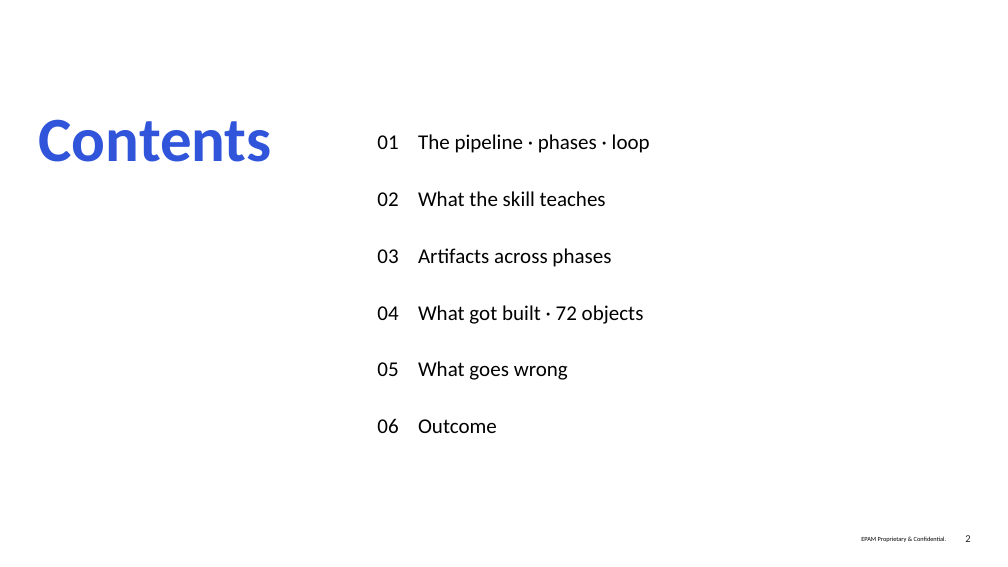
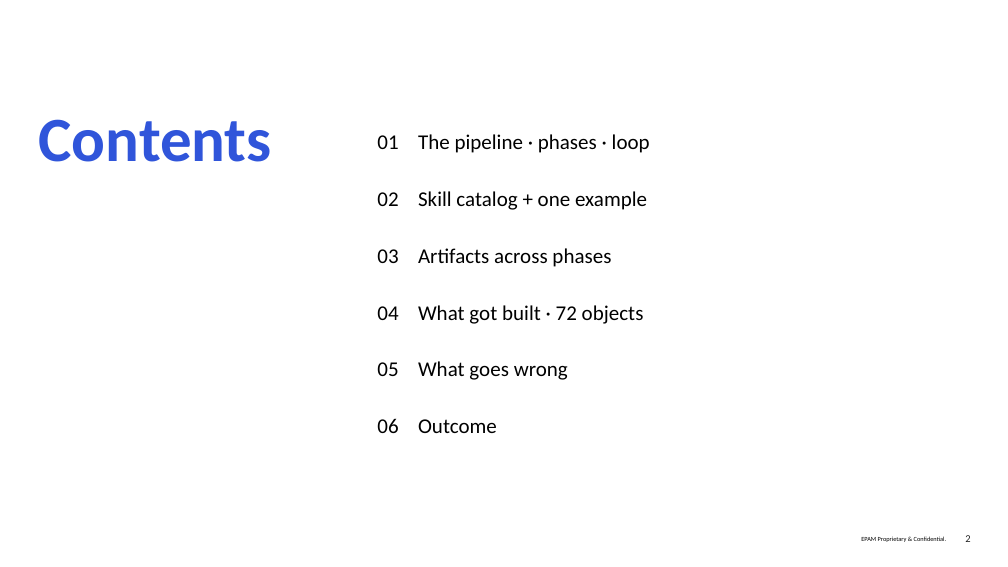
Before and after one commit to fr0ster/cloud-llm-hub, a slide deck: slide 2 of docs/tutorials/rap-bo-book-catalog/examples/book-catalog/report.simple-deck.pptx. Drawn at 1008x567 pixels with LibreOffice and Linux fonts; fonts in the diff are those of the drawing; background and template pictures are left out. Boxes give left, top, right and bottom in pixels: in the first picture for what was removed or moved away, otherwise in the second. Text is boxed around its words. In the diff, an @@ line names an element or a change of style, - is before the commit and + after.

```diff
--- a/docs/tutorials/rap-bo-book-catalog/examples/book-catalog/report.simple-deck.pptx
+++ b/docs/tutorials/rap-bo-book-catalog/examples/book-catalog/report.simple-deck.pptx
@@ text at bbox=[418, 191, 647, 210]: text changed @@
-What the skill teaches
+Skill catalog + one example
```
Also in this commit, not shown: 1 slide added, 2 other files.
